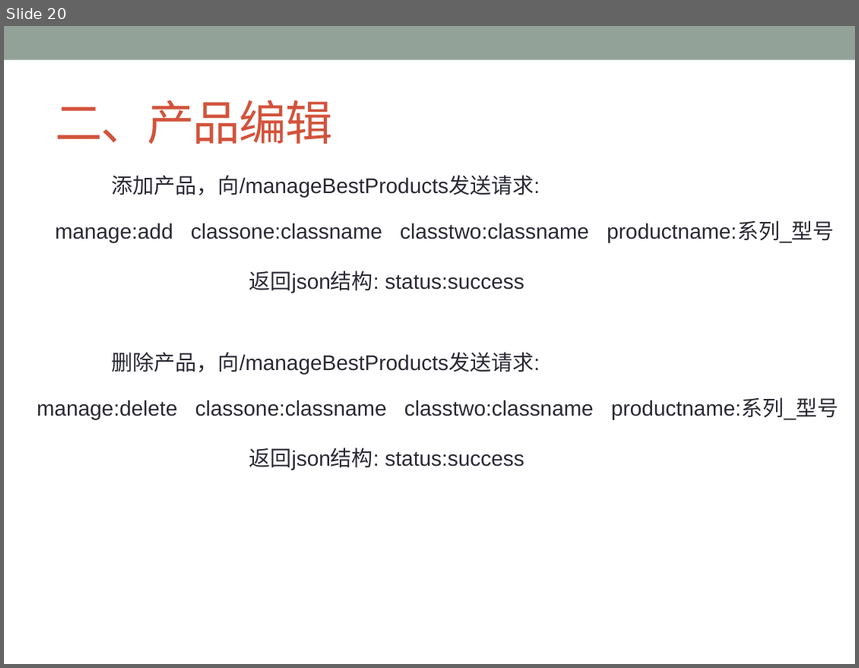
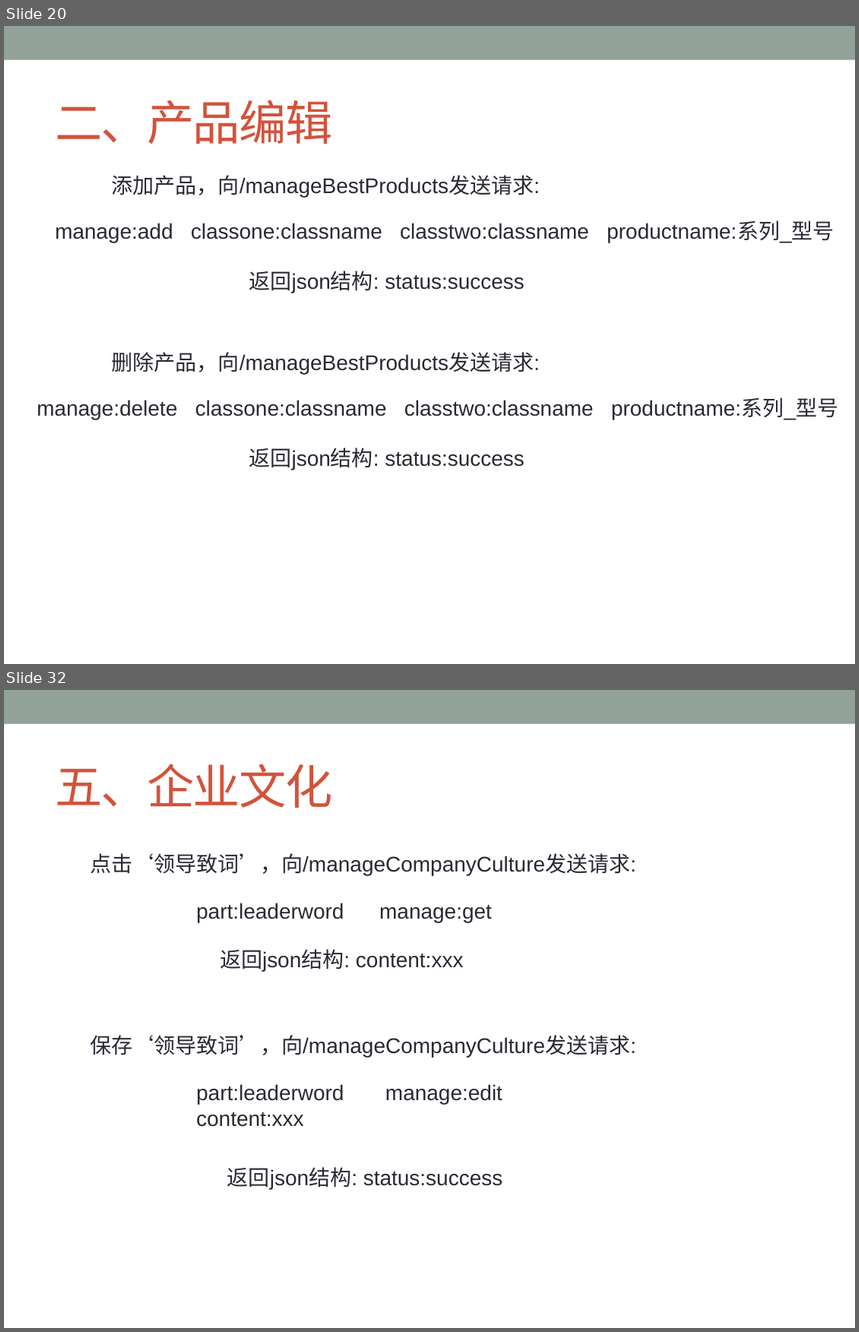
Before and after one commit to ChanSeaThink/LULLGREE, a slide deck: ZSGree前后端逻辑及接口.pptx. Shown one above the other, each under a label of ours: slide 20 before the commit, slides 20 and 32 after it; the slides between them are not shown. The pictures are 859x668 and 859x1332 pixels, drawn with LibreOffice and Linux fonts; fonts in the diff are those of the drawing. Boxes give left, top, right and bottom in pixels: in the first picture for what was removed or moved away, otherwise in the second. Text is boxed around its words. In the diff, an @@ line names an element or a change of style, - is before the commit and + after.

```diff
--- a/ZSGree前后端逻辑及接口.pptx
+++ b/ZSGree前后端逻辑及接口.pptx
@@ slide 32 added at box(4, 690, 855, 1328), background #FFFFFF; not listed: 1 template element that a slide beside it also shows @@
@@ title added at box(55, 764, 332, 808), 40 pt, text #D2533C @@
+五、企业文化
@@ text added at box(90, 853, 636, 876), 18 pt, text #292934 @@
+点击‘领导致词’，向/manageCompanyCulture发送请求:
@@ text added at box(196, 903, 492, 923), 18 pt, text #292934 @@
+part:leaderword manage:get
@@ text added at box(220, 949, 464, 972), 18 pt, text #292934 @@
+返回json结构: content:xxx
@@ text added at box(90, 1035, 636, 1058), 18 pt, text #292934 @@
+保存‘领导致词’，向/manageCompanyCulture发送请求:
@@ text added at box(196, 1084, 503, 1104), 18 pt, text #292934 @@
+part:leaderword manage:edit content:xxx
@@ text added at box(227, 1167, 503, 1190), 18 pt, text #292934 @@
+返回json结构: status:success
```
Also in this commit, not shown: 19 other slides added.
